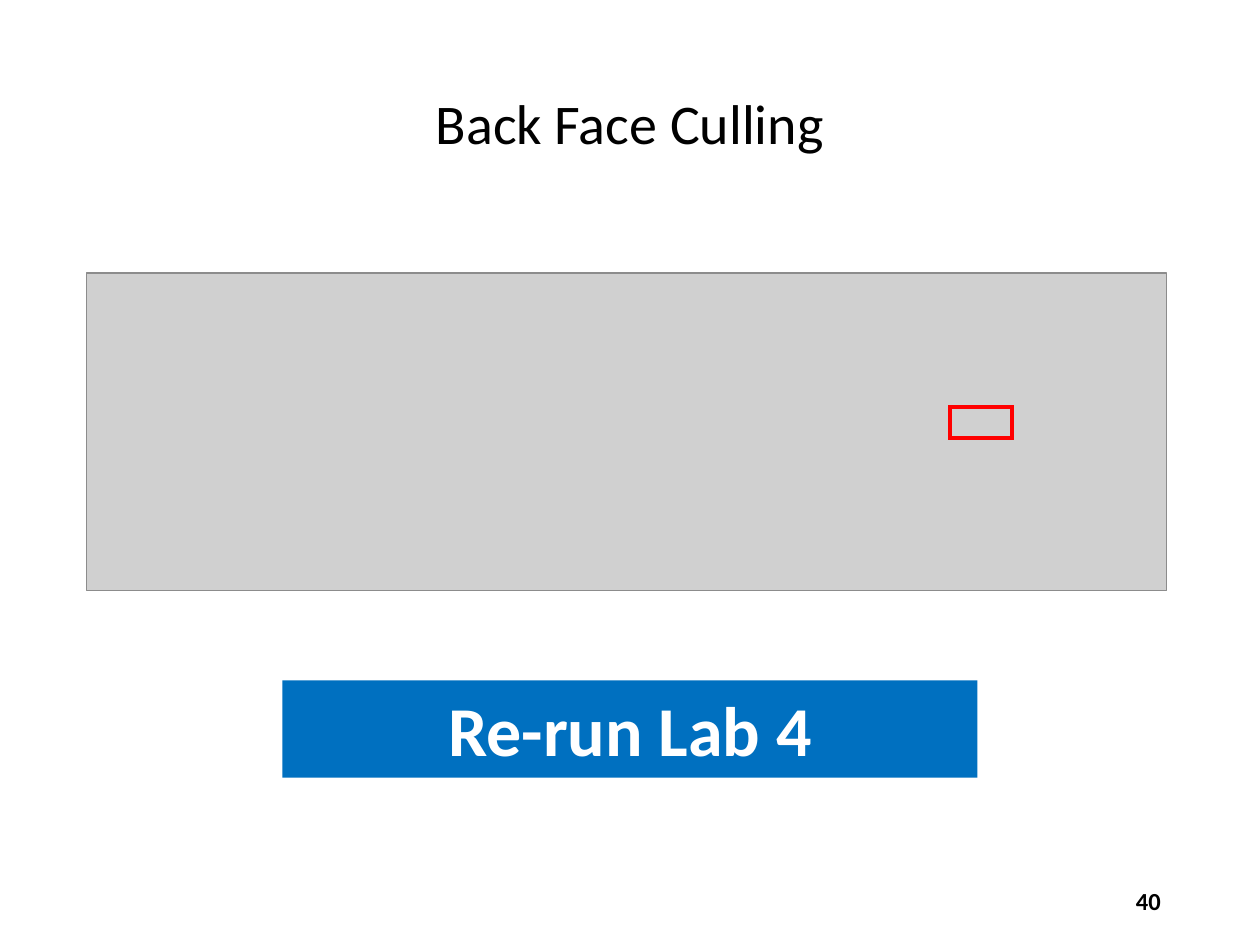
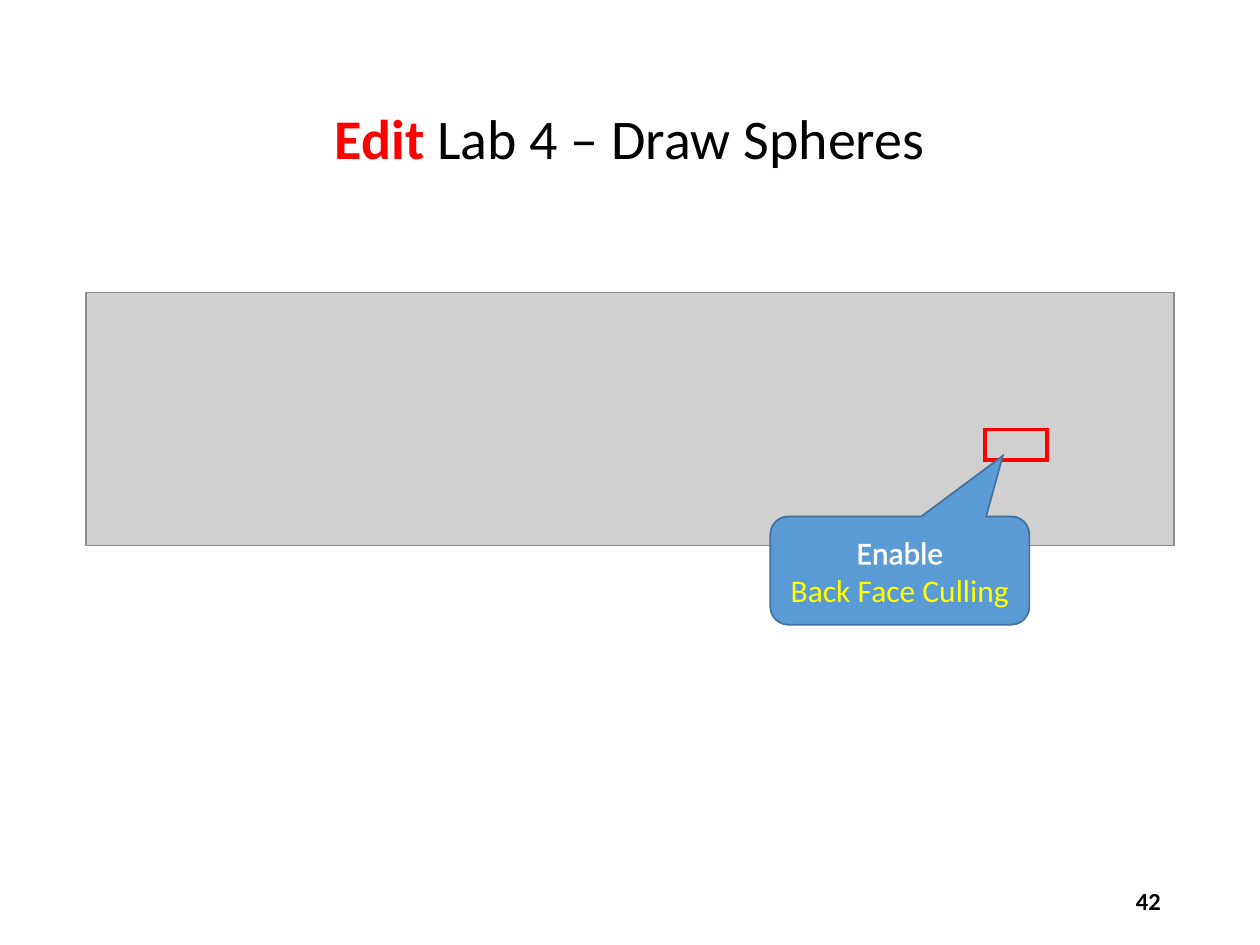
Before and after one commit to dbiersach/scicomp301-cpp-linux, a slide deck: slide 42 of session16/Session 16 - 3D Graphics, Vector Algebra.pptx (slide 40 before the commit). Drawn at 1260x945 pixels with LibreOffice and Linux fonts; fonts in the diff are those of the drawing; grey boxes stand for pictures. Boxes give left, top, right and bottom in pixels: in the first picture for what was removed or moved away, otherwise in the second. Text is boxed around its words. In the diff, an @@ line names an element or a change of style, - is before the commit and + after.

```diff
--- a/session16/Session 16 - 3D Graphics, Vector Algebra.pptx
+++ b/session16/Session 16 - 3D Graphics, Vector Algebra.pptx
@@ title added at box(335, 119, 925, 168), 32 pt, text #000000 @@
+Edit Lab 4 – Draw Spheres
@@ picture: place and size @@
-picture at box(87, 273, 1167, 591)
+picture at box(86, 292, 1174, 546)
@@ rectangle: place and size @@
-rectangle at box(950, 407, 1012, 437)
+rectangle at box(985, 430, 1047, 460)
@@ rounded speech box "Enable": place and size @@
-rounded speech box "Enable" at box(436, 105, 823, 154)
+rounded speech box "Enable" at box(770, 517, 1029, 625)
@@ rounded speech box "Enable" at box(770, 517, 1029, 625): fill none to #5B9BD5; outline none to #43739E 1 pt @@
@@ text in rounded speech box at box(857, 542, 943, 565): paragraph added @@
+Enable
@@ text in rounded speech box at box(791, 580, 1008, 608): size 32 to 18 pt, text colour #000000 to #FFFF00, letter outline none to #FFFF00 0.75 pt in "Back Face Culling"; line spacing 0.9 to 1 @@
@@ rectangle removed at box(282, 680, 978, 777) @@
-Re-run Lab 4
@@ page number at box(1136, 894, 1161, 910): text changed @@
-40
+42
```
Also in this commit, not shown: 23 other slides changed, 11 slides added, 8 slides removed, 1 other file.
